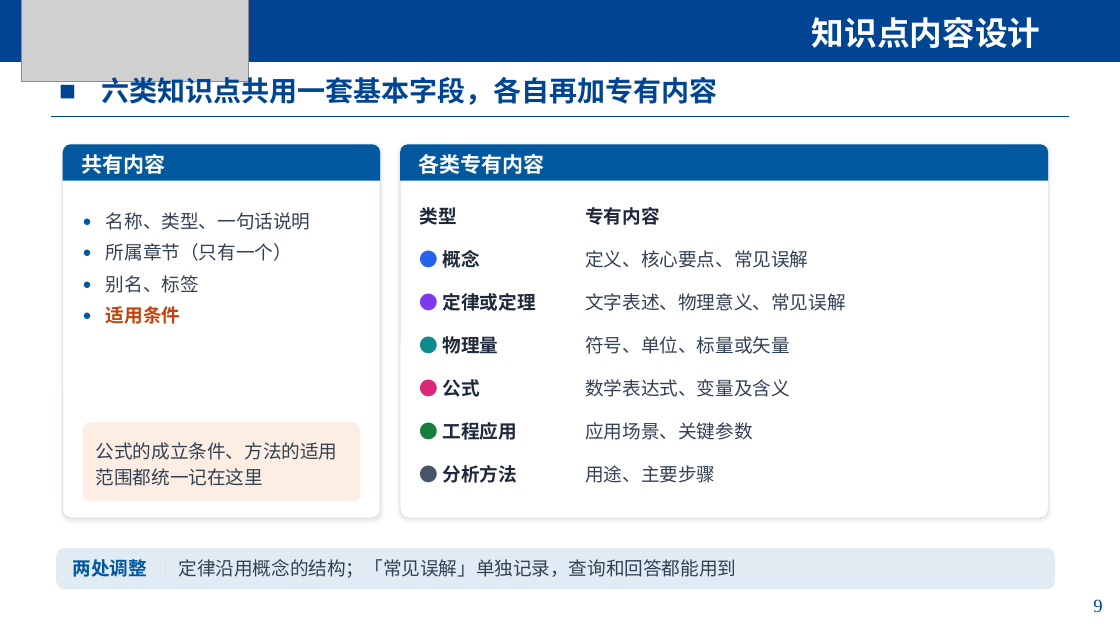
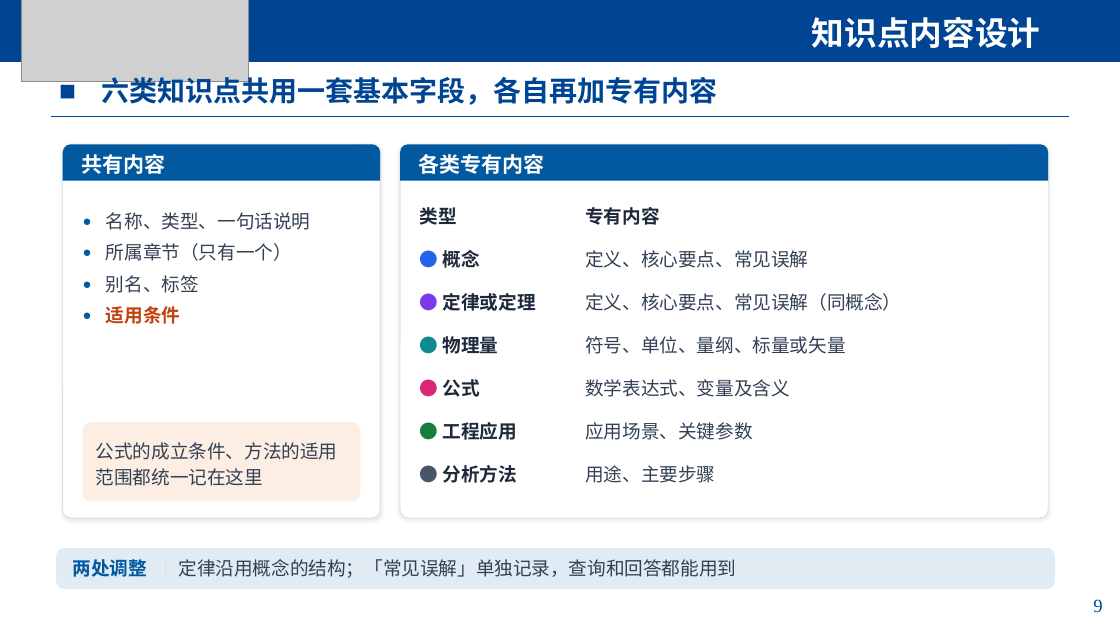
Before and after one commit to yangzz1125/ee-knowledge, a slide deck: slide 9 of reports/data-structure-report/电磁场AI知识图谱汇报-杨国炜-10.7.pptx. Drawn at 1120x630 pixels with LibreOffice and Linux fonts; fonts in the diff are those of the drawing; grey boxes stand for pictures. Boxes give left, top, right and bottom in pixels: in the first picture for what was removed or moved away, otherwise in the second. Text is boxed around its words. In the diff, an @@ line names an element or a change of style, - is before the commit and + after.

```diff
--- a/reports/data-structure-report/电磁场AI知识图谱汇报-杨国炜-10.7.pptx
+++ b/reports/data-structure-report/电磁场AI知识图谱汇报-杨国炜-10.7.pptx
@@ table at bbox=[420, 194, 1029, 495] @@
-row 3, column 2: 文字表述、物理意义、常见误解
+row 3, column 2: 定义、核心要点、常见误解（同概念）
-row 4, column 2: 符号、单位、标量或矢量
+row 4, column 2: 符号、单位、量纲、标量或矢量
```
Also in this commit, not shown: 2 other slides changed, 5 other files.
